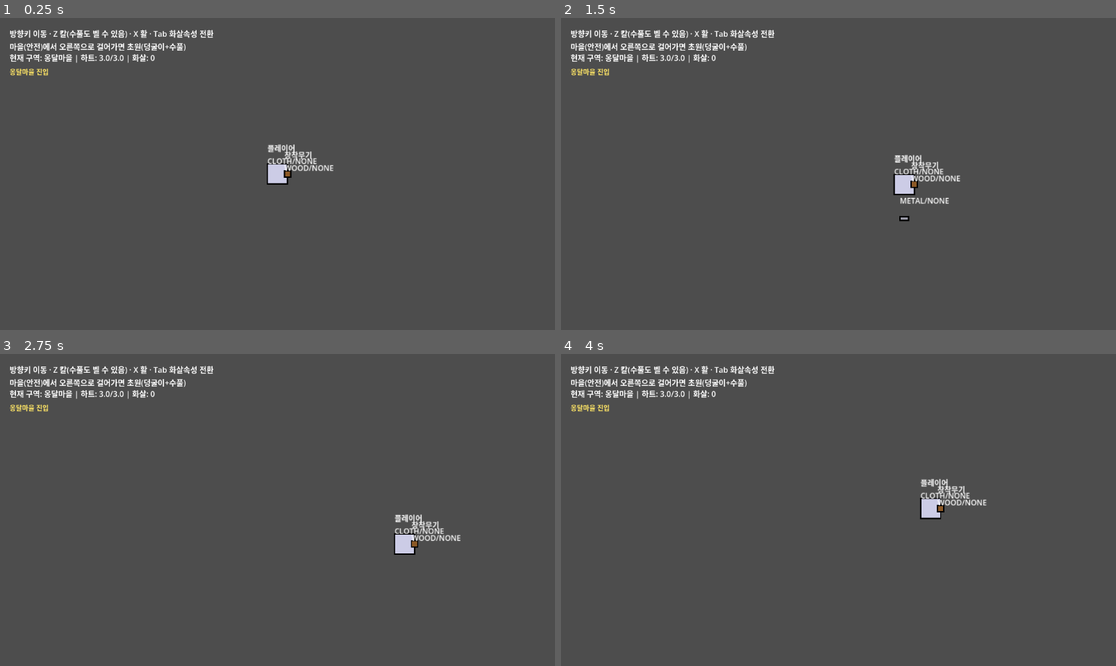
Above: before the commit, frames 1-4 (two rows, left to right).
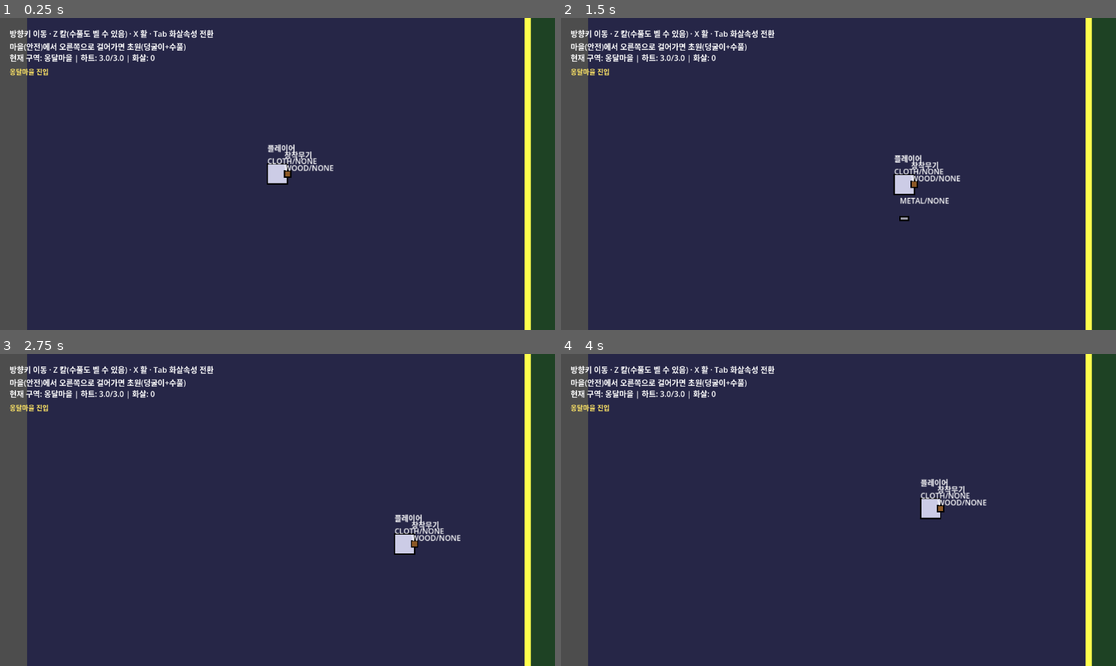
Above: after the commit, the same moments.

Repository: 50seok/ZeldaLike
Game: Godot game, scene res://scenes/world_test/world_test.tscn
Two runs of this game, one before a commit and one after it. Both use one fixed random seed, a clock stepped at 60 frames per second and the inputs below. This scene is started directly instead of the project's main scene.
Inputs:
- Up to frame 1 (0.25 s): no input
- Up to frame 2 (1.5 s): tap Enter at 0.5 s; hold Right (ui_right) 0.53-1.28 s; tap Z at 0.6 s; tap Space at 0.77 s; hold Down (ui_down) from 1.28 s (still down); tap X at 1.35 s
- Up to frame 3 (2.75 s): tap Space at 1.52 s; release Down (ui_down) at 2.03 s; hold Right (ui_right) from 2.03 s (still down); tap C at 2.1 s
- Up to frame 4 (4 s): release Right (ui_right) at 2.78 s; hold Up (ui_up) 2.78-3.53 s; tap Tab at 2.85 s; tap Space at 3.02, 3.77 s; hold Left (ui_left) from 3.53 s (still down); tap Z at 3.6 s

The runs differ from the first frame. In frame 1, 94% of the frame differs, in the area x 4-100%, y 0-100%; in frame 2, 94%; in frame 3, 94%; in frame 4, 94%.

Commit message:
fix: world_test에 존 경계 색배경+경계선 표시 (그래픽 없어도 방향 파악 가능하게)

Diff:
--- a/project/scenes/world_test/world_test.gd
+++ b/project/scenes/world_test/world_test.gd
@@ -8,6 +8,16 @@
 var _status_label: Label
 var _log_label: Label
 var _log_lines: Array[String] = []
+
+## 아직 그래픽이 없어서 존 경계를 색 배경 + 경계선으로 눈에 보이게 표시한다.
+var _village_bounds := Rect2(0, 0, 800, 600)
+var _field_bounds := Rect2(800, 0, 900, 700)
+
+
+func _draw() -> void:
+	draw_rect(_village_bounds, Color(0.15, 0.15, 0.28))
+	draw_rect(_field_bounds, Color(0.12, 0.26, 0.14))
+	draw_rect(Rect2(_village_bounds.end.x - 5, 0, 10, _village_bounds.size.y), Color(1.0, 1.0, 0.3))
 
 
 func _ready() -> void:
@@ -22,12 +32,12 @@
 
 	var village := WorldZone.new()
 	village.zone_name = "옹달마을"
-	village.bounds = Rect2(0, 0, 800, 600)
+	village.bounds = _village_bounds
 	village.is_safe = true
 
 	var grassland := WorldZone.new()
 	grassland.zone_name = "초원"
-	grassland.bounds = Rect2(800, 0, 900, 700)
+	grassland.bounds = _field_bounds
 	grassland.is_safe = false
 
 	_zone_ctrl = ZoneCameraController.new()
